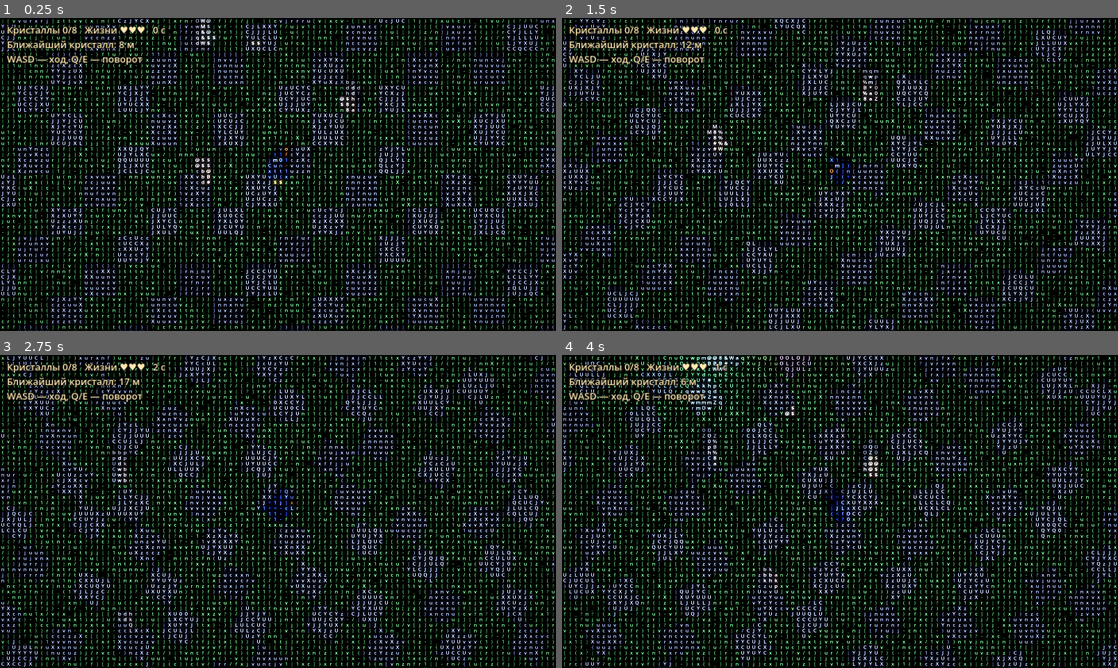
Above: before the commit, frames 1-4 (two rows, left to right).
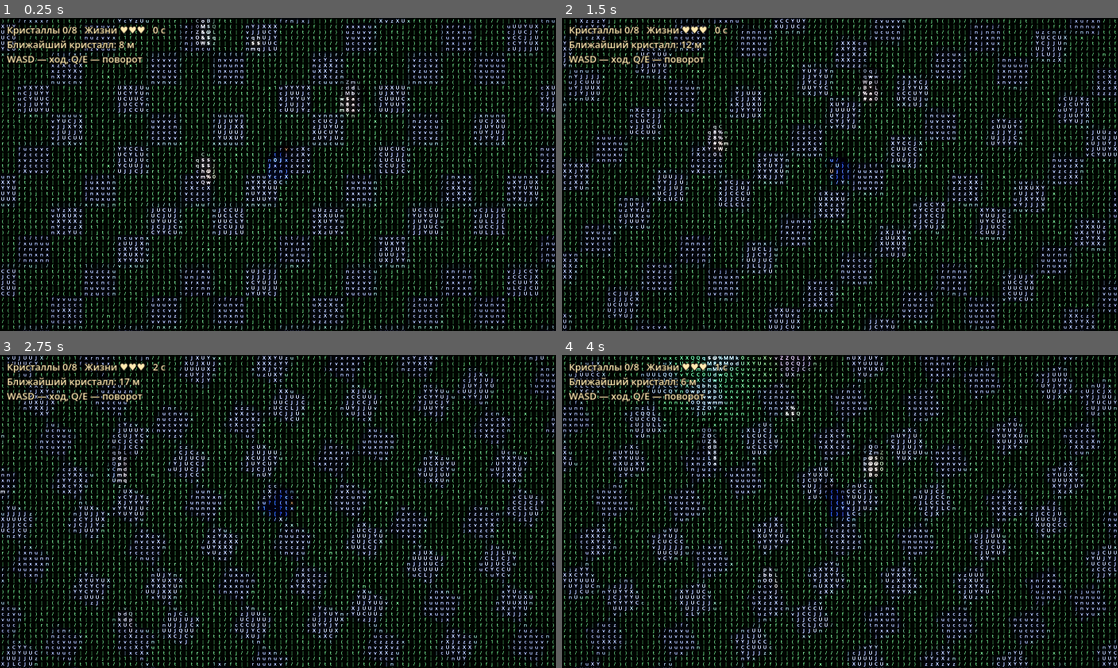
Above: after the commit, the same moments.

Repository: arteick/proxy-test
Game: Godot game, scene res://main.tscn
Two runs of this game, one before a commit and one after it. Both use one fixed random seed, a clock stepped at 60 frames per second and the inputs below.
Inputs (mouse positions are in pixels of both pictures, inside the frame that each line leads up to):
- Up to frame 1 (0.25 s): no input
- Up to frame 2 (1.5 s): tap Enter at 0.5 s; move the mouse to (962, 158) at 0.52 s; hold D 0.53-1.28 s; tap R at 0.6 s; click (962, 158) at 0.67 s; move the mouse to (728, 190) at 1.27 s; hold S from 1.28 s (still down); tap Q at 1.35 s
- Up to frame 3 (2.75 s): move the mouse to (333, 442) at 2.02 s; release S at 2.03 s; hold D from 2.03 s (still down); hold E from 2.03 s (still down)
- Up to frame 4 (4 s): move the mouse to (812, 574) at 2.77 s; release D at 2.78 s; release E at 2.78 s; hold W 2.78-3.53 s; tap R at 2.85 s; click (812, 574) at 2.92 s; move the mouse to (1006, 558) at 3.52 s; hold A from 3.53 s (still down); hold Q from 3.53 s (still down)

The runs differ from the first frame. In frame 1, 19% of the frame differs, in the area x 0-100%, y 0-100%; in frame 2, 19%; in frame 3, 19%; in frame 4, 19%.

Commit message:
Чат: антирябь пола при движении
Co-Authored-By: Claude Sonnet 5.5 <noreply@anthropic.com>
Claude-Session: https://claude.ai/code/session_01B1SrbCXMH941KJUFH8bG1Y

Diff:
--- a/godot/scripts/level.gd
+++ b/godot/scripts/level.gd
@@ -7,7 +7,7 @@
 # Пол: каменные плиты вдоль колоннады, вокруг трава. Яркость пятнами — шейдер даст разные символы.
 static func floor_image() -> Image:
 	var n := TILE * 8
-	var img := Image.create(n, n, false, Image.FORMAT_RGB8)
+	var img := Image.create(n, n, true, Image.FORMAT_RGB8)
 	for y in n:
 		for x in n:
 			var tx := x / TILE
@@ -24,6 +24,7 @@
 				var g := 0.30 + (h % 90) / 255.0
 				c = Color(g * 0.55, g, g * 0.45)
 			img.set_pixel(x, y, c)
+	img.generate_mipmaps()  # без мип-уровней мелкий шум пола рябит при движении
 	return img
 
 static func build(parent: Node3D) -> Array:
@@ -32,7 +33,7 @@
 	var floor_mat := Props.mat(Color.WHITE, 0.95)
 	floor_mat.albedo_texture = ImageTexture.create_from_image(floor_image())
 	floor_mat.uv1_scale = Vector3(200.0 / 16.0, 200.0 / 16.0, 1.0)  # 8 плиток в текстуре = 16 м
-	floor_mat.texture_filter = BaseMaterial3D.TEXTURE_FILTER_NEAREST_WITH_MIPMAPS
+	floor_mat.texture_filter = BaseMaterial3D.TEXTURE_FILTER_LINEAR_WITH_MIPMAPS_ANISOTROPIC
 	Props.mesh(plane, floor_mat, Vector3.ZERO, parent)
 	var stone := Props.mat(Color("a8aab3"), 0.8)
 	var colliders: Array = []
--- a/godot/shaders/ascii.gdshader
+++ b/godot/shaders/ascii.gdshader
@@ -26,7 +26,12 @@
 	vec2 cuv = (cell_id + 0.5) * cell / res;
 	vec2 step_uv = vec2(cell) / res;
 
-	vec3 col = texture(screen_tex, cuv).rgb;
+	// цвет усредняется по площади ячейки (3x3 точки): один пиксель в центре рябил при движении
+	vec3 col = vec3(0.0);
+	for (int k = 0; k < 9; k++) {
+		vec2 o = (vec2(float(k % 3), float(k / 3)) - 1.0) * 0.33 * step_uv;
+		col += texture(screen_tex, cuv + o).rgb / 9.0;
+	}
 	float lum = dot(col, vec3(0.299, 0.587, 0.114));
 	lum = pow(clamp(lum * 1.2, 0.0, 1.0), 0.8);
 	// разнообразие: соседние по яркости символы выбираются по хэшу ячейки, поэтому ровные поверхности не залиты одним знаком
Not shown, changed: docs/MEMORY.md
Not shown, changed: docs/PROGRESS.md
Not shown, added: docs/chat/20261026-032700-48un.md
